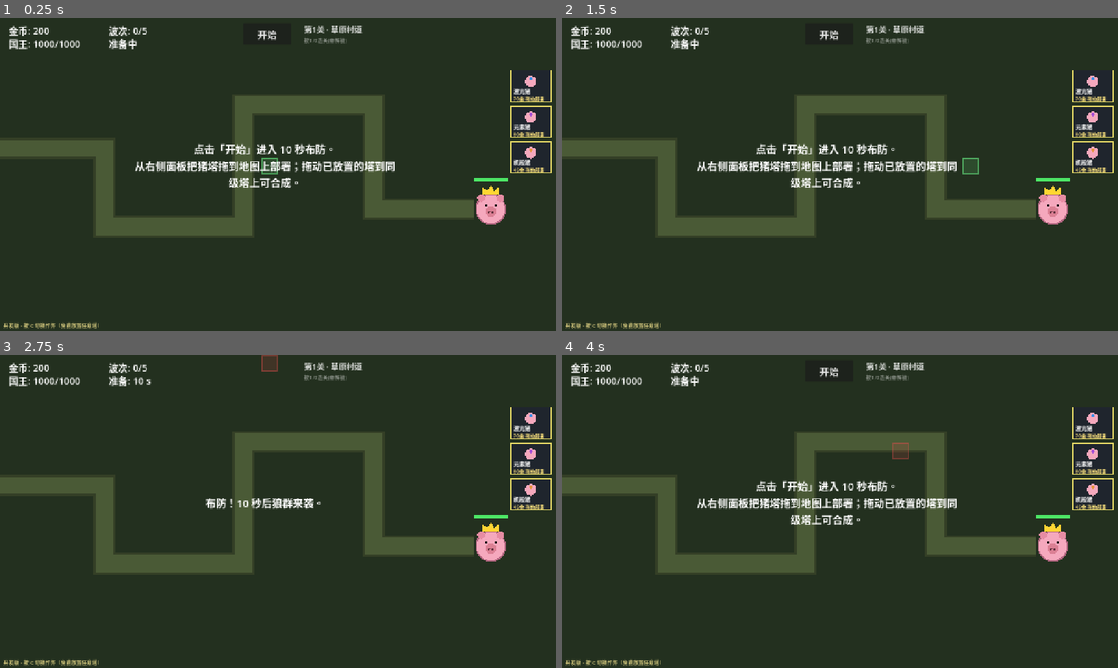
Above: before the commit, frames 1-4 (two rows, left to right).
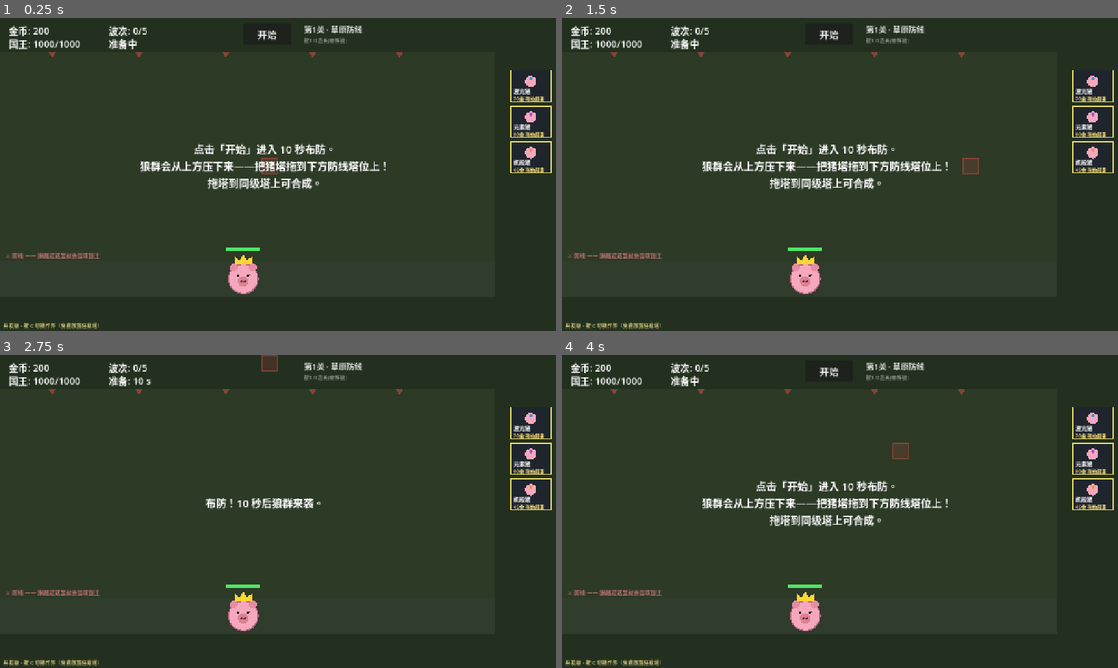
Above: after the commit, the same moments.

Repository: ABaiyc/maybe-td
Game: Godot game, scene res://scenes/main.tscn
Same seed, same stepped clock (60 frames per second), same inputs: the game is played once before the commit and once after it.
Inputs (mouse positions are in pixels of both pictures, inside the frame that each line leads up to):
- Up to frame 1 (0.25 s): no input
- Up to frame 2 (1.5 s): click "开始" at 0.5 s; tap Enter at 1.25 s; move the mouse to (962, 158) at 1.27 s; tap R at 1.35 s; click (962, 158) at 1.42 s
- Up to frame 3 (2.75 s): click "开始" at 2 s
- Up to frame 4 (4 s): tap Space at 2.75 s; drag from (728, 527) to (812, 574) at 2.77 s; tap Enter at 3.5 s; move the mouse to (895, 442) at 3.52 s; tap 1 at 3.6 s; click (895, 442) at 3.67 s

The runs differ from the first frame. In frame 1, 11% of the frame differs, in the area x 0-92%, y 2-89%; in frame 2, 11%; in frame 3, 9.2%; in frame 4, 11%.

Commit message:
feat!: 玩法结构改版为竖版车道模式(首版)
- 上方冲锋区：狼从顶端随机横坐标出现垂直下压；下方一条塔位带(一排2x2塔)
- 塔位带上缘为红色防线，狼越线转围攻国王；国王居塔位带中央
- 关卡数据去路径化：草原防线/雪原防线，波次沿用
- 布雷车改冲锋区随机撒雷；轨道炮最远目标按剩余路程判定；塔行为/合成/部署/作弊沿用
- 无头验证：13塔防线布置、围攻扣血、5波胜利、伪装/狂暴断言通过、零报错

Co-Authored-By: Claude Opus 4.8 <noreply@anthropic.com>

Diff:
--- a/data/levels.gd
+++ b/data/levels.gd
@@ -1,27 +1,19 @@
 extends RefCounted
 class_name Levels
-## 关卡数据：路径、备用分支(供 Boss 改路, M3 用)、塔位、波次、国王位置、主题色。
+## 关卡数据（竖版车道模式）：上方出怪往下走，下方一排塔位，塔位带后是大肥猪国王防线。
 ## 波次 waves：每波 {interval, entries:[[敌人id, 数量], ...], gap(波后间隔秒)}。
 
+# 战场公共布局（两关共用）
+const SPAWN_Y := -30.0        # 出怪 y（屏幕上方外）
+const LINE_Y := 560.0         # 防线：敌人走到这里开始围攻国王
+const SPAWN_X_MIN := 60.0
+const SPAWN_X_MAX := 1060.0
+
 const LEVEL1 := {
-	"name": "草原村道",
+	"name": "草原防线",
 	"bg": "23301f",
-	"road": "4a5a36",
-	"waypoints": [
-		Vector2(-40, 300), Vector2(240, 300), Vector2(240, 480),
-		Vector2(560, 480), Vector2(560, 200), Vector2(860, 200),
-		Vector2(860, 440), Vector2(1090, 440),
-	],
-	"alt_branches": [
-		[Vector2(560, 200), Vector2(700, 200), Vector2(700, 440), Vector2(1090, 440)],
-	],
-	"king_pos": Vector2(1130, 440),
-	"slots": [
-		Vector2(140, 400), Vector2(360, 380), Vector2(360, 560),
-		Vector2(460, 300), Vector2(660, 320), Vector2(720, 540),
-		Vector2(760, 120), Vector2(980, 300), Vector2(1000, 540),
-		Vector2(940, 440),
-	],
+	"field": "2c3a26",
+	"king_pos": Vector2(560, 600),
 	"waves": [
 		{"interval": 0.7, "gap": 4.0, "entries": [["wolf", 6]]},
 		{"interval": 0.65, "gap": 4.0, "entries": [["wolf", 8], ["fast", 3]]},
@@ -32,24 +24,10 @@
 }
 
 const LEVEL2 := {
-	"name": "黑森林雪原",
+	"name": "雪原防线",
 	"bg": "1c2230",
-	"road": "39425a",
-	"waypoints": [
-		Vector2(-40, 480), Vector2(300, 480), Vector2(300, 180),
-		Vector2(620, 180), Vector2(620, 520), Vector2(940, 520),
-		Vector2(940, 240), Vector2(1090, 240),
-	],
-	"alt_branches": [
-		[Vector2(300, 180), Vector2(460, 180), Vector2(460, 520), Vector2(940, 520)],
-	],
-	"king_pos": Vector2(1130, 240),
-	"slots": [
-		Vector2(180, 360), Vector2(420, 300), Vector2(460, 420),
-		Vector2(540, 360), Vector2(760, 360), Vector2(800, 420),
-		Vector2(820, 120), Vector2(1040, 360), Vector2(1020, 120),
-		Vector2(940, 400),
-	],
+	"field": "252c40",
+	"king_pos": Vector2(560, 600),
 	"waves": [
 		{"interval": 0.6, "gap": 4.0, "entries": [["wolf", 8], ["armored", 2]]},
 		{"interval": 0.55, "gap": 4.0, "entries": [["fast", 8], ["armored", 4]]},
--- a/scripts/main.gd
+++ b/scripts/main.gd
@@ -5,10 +5,12 @@
 const CELL := 40.0
 const COLS := 32
 const ROWS := 18
-const PATH_CLEAR := 42.0
 const KING_CLEAR := 72.0
-const TOP_CLEAR := 80.0
 const SELL_REFUND := 0.6
+
+# 竖版车道模式：上方出怪往下走，下方一条塔位带（两格高，正好放 2×2 塔）
+const ROW_TOP := 560.0      # 塔位带上缘 = 防线
+const ROW_BOTTOM := 640.0   # 塔位带下缘
 
 # 建造区边界：格子中心 x 超过此值为右侧 UI 栏，永久禁建
 const BUILD_RIGHT := 1120.0
@@ -23,9 +25,8 @@
 var _debug_autoplay := false
 
 var level: Dictionary
-var waypoints: PackedVector2Array
 var bg_color := Color(0.13, 0.16, 0.12)
-var road_color := Color(0.29, 0.35, 0.21)
+var field_color := Color(0.17, 0.23, 0.15)
 var _font: Font
 
 var enemies_container: Node2D
@@ -79,9 +80,8 @@
 func _ready() -> void:
 	_font = ThemeDB.fallback_font
 	level = Levels.get_level(GameState.current_level)
-	waypoints = PackedVector2Array(level["waypoints"])
 	bg_color = Color(level.get("bg", "21281b"))
-	road_color = Color(level.get("road", "4a5a36"))
+	field_color = Color(level.get("field", "2c3a26"))
 
 	_build_containers()
 	_build_king()
@@ -92,7 +92,7 @@
 	GameState.changed.connect(_refresh_hud)
 	GameState.game_over.connect(_on_game_over)
 	_refresh_hud()
-	_set_message("点击「开始」进入 10 秒布防。\n从右侧面板把猪塔拖到地图上部署；拖动已放置的塔到同级塔上可合成。")
+	_set_message("点击「开始」进入 10 秒布防。\n狼群会从上方压下来——把猪塔拖到下方防线塔位上！\n拖塔到同级塔上可合成。")
 	queue_redraw()
 	if _debug_autoplay:
 		_run_autoplay()
@@ -117,17 +117,12 @@
 			var c := Vector2i(cx, cy)
 			var center := _cell_center(c)
 			var bad := false
-			if center.y < TOP_CLEAR:
-				bad = true
+			if center.y < ROW_TOP or center.y > ROW_BOTTOM:
+				bad = true  # 只有下方塔位带可建造，上方是狼群冲锋区
 			elif center.x > BUILD_RIGHT:
 				bad = true  # 右侧 UI 栏（基础塔面板/作弊器）永久禁建
 			elif center.distance_to(kpos) < KING_CLEAR:
 				bad = true  # 国王周围禁建
-			else:
-				for i in range(waypoints.size() - 1):
-					if _dist_point_seg(center, waypoints[i], waypoints[i + 1]) < PATH_CLEAR:
-						bad = true
-						break
 			if bad:
 				blocked[c] = true
 
@@ -253,7 +248,10 @@
 
 func _spawn_enemy(enemy_id: String) -> void:
 	var e := Enemy.new()
-	e.setup(EnemyDefs.get_def(enemy_id), waypoints)
+	# 上方随机横坐标出怪，垂直往下走到防线，然后围攻国王
+	var x := randf_range(Levels.SPAWN_X_MIN, Levels.SPAWN_X_MAX)
+	var wp := PackedVector2Array([Vector2(x, Levels.SPAWN_Y), Vector2(x, Levels.LINE_Y - 12.0)])
+	e.setup(EnemyDefs.get_def(enemy_id), wp)
 	enemies_container.add_child(e)
 	if e.is_boss:
 		match e.mech:
@@ -450,7 +448,6 @@
 	t.setup(tid)
 	t.position = _cells_center(cells)
 	t.projectiles_parent = projectiles_container
-	t.waypoints = waypoints
 	towers_container.add_child(t)
 	for c in cells:
 		occupied_cells[c] = t
@@ -549,9 +546,18 @@
 # ── 绘制 ──
 func _draw() -> void:
 	draw_rect(Rect2(0, 0, 1280, 720), bg_color)
-	draw_polyline(waypoints, road_color.darkened(0.3), 50.0)
-	draw_polyline(waypoints, road_color, 40.0)
-	draw_circle(waypoints[0], 15.0, Color(0.7, 0.3, 0.3))
+	# 上方冲锋区（狼从顶端出现往下走）
+	draw_rect(Rect2(0, 80, BUILD_RIGHT + 20.0, ROW_TOP - 80.0), field_color)
+	# 顶部出怪提示
+	for gx in range(120, int(BUILD_RIGHT), 200):
+		draw_colored_polygon(PackedVector2Array([
+			Vector2(gx, 92), Vector2(gx - 8, 80), Vector2(gx + 8, 80)
+		]), Color(0.8, 0.3, 0.3, 0.55))
+	# 防线（塔位带上缘）
+	draw_line(Vector2(0, ROW_TOP), Vector2(BUILD_RIGHT + 20.0, ROW_TOP), Color(0.85, 0.25, 0.25, 0.9), 3.0)
+	draw_string(_font, Vector2(12, ROW_TOP - 8), "⚔ 防线 —— 狼越过这里就会围攻国王", HORIZONTAL_ALIGNMENT_LEFT, -1, 13, Color(0.9, 0.5, 0.5, 0.8))
+	# 塔位带
+	draw_rect(Rect2(0, ROW_TOP, BUILD_RIGHT + 20.0, ROW_BOTTOM - ROW_TOP), bg_color.lightened(0.06))
 	draw_string(_font, Vector2(700, 34), "第%d关 · %s" % [GameState.current_level + 1, level.get("name", "")], HORIZONTAL_ALIGNMENT_LEFT, -1, 18, Color(1, 1, 1, 0.85))
 	draw_string(_font, Vector2(700, 56), "按1/2选关(需解锁)", HORIZONTAL_ALIGNMENT_LEFT, -1, 12, Color(1, 1, 1, 0.45))
 
@@ -670,28 +676,39 @@
 # ── 仅供无头验证 ──
 func _run_autoplay() -> void:
 	GameState.add_gold(20000)
-	var adv := ["L", "E", "B", "mine_layer", "reactor", "railgun", "anti_mat",
-		"catalyst", "tactical_mark", "plasma_field", "plasma_field", "twin_laser", "prism", "emp", "LB",
-		"barrage", "burst_gl", "gl_array", "EE", "LL", "BB", "beam_burst", "ele_matrix"]
-	var col := 2
+	# 沿下方塔位带铺各原型塔（跳过国王禁建区）
+	var adv := ["L", "E", "B", "mine_layer", "reactor", "railgun",
+		"catalyst", "twin_laser", "prism", "barrage", "ele_matrix"]
+	var col := 0
+	var placed: Array = []
 	for tid in adv:
 		var size := TowerDefs.footprint(tid)
-		_spawn_tower(tid, Vector2i(col, 11), size, false)
-		col += maxi(2, size.x + 1)
-		if col > COLS - 4:
-			col = 2
-	var a := _spawn_tower("L", Vector2i(2, 15), TowerDefs.footprint("L"), false)
-	var b := _spawn_tower("L", Vector2i(4, 15), TowerDefs.footprint("L"), false)
-	_do_merge(a, b, TowerDefs.fuse("L", "L"))
+		while col <= COLS - 2 and not _can_place(Vector2i(col, 14), size):
+			col += 1
+		if col > COLS - 2:
+			break
+		placed.append(_spawn_tower(tid, Vector2i(col, 14), size, false))
+		col += 2
+	# 合成断言：最后两个空位放 L+L 合成
+	var pa: Vector2i = Vector2i(-1, -1)
+	for c2 in range(COLS - 2, 0, -1):
+		if _can_place(Vector2i(c2, 14), Vector2i(2, 2)):
+			pa = Vector2i(c2, 14)
+			break
+	if pa.x >= 0:
+		var a := _spawn_tower("L", pa, TowerDefs.footprint("L"), false)
+		var b: Tower = placed[0]
+		_do_merge(a, b, TowerDefs.fuse("L", "L"))
 	print("[AUTOPLAY] towers=", towers_container.get_child_count(), " merge L+L=", TowerDefs.fuse("L", "L"))
 	# 伪装机制断言：B 塔(无E)锁不住伪装狼，E 塔能锁
+	var test_wp := PackedVector2Array([Vector2(400, Levels.SPAWN_Y), Vector2(400, Levels.LINE_Y)])
 	var sheep := Enemy.new()
-	sheep.setup(EnemyDefs.get_def("wolf_sheep"), waypoints)
+	sheep.setup(EnemyDefs.get_def("wolf_sheep"), test_wp)
 	enemies_container.add_child(sheep)
 	print("[AUTOPLAY] stealth: hittable_by(B)=", sheep.hittable_by("B"), " hittable_by(E)=", sheep.hittable_by("E"), " hittable_by(LLLE)=", sheep.hittable_by("LLLE"))
 	# 狂暴机制断言：上减速后打掉 30% 血 → 应清除减速并进入狂暴加速
 	var alpha := Enemy.new()
-	alpha.setup(EnemyDefs.get_def("alpha"), waypoints)
+	alpha.setup(EnemyDefs.get_def("alpha"), test_wp)
 	enemies_container.add_child(alpha)
 	alpha.apply_debuff("slow", 0.5, 5.0)
 	var slowed_speed := alpha._speed()
--- a/scripts/tower.gd
+++ b/scripts/tower.gd
@@ -160,13 +160,19 @@
 	return best
 
 func _find_farthest() -> Enemy:
+	# "走得最远"= 距终点剩余路程最短（围攻中的算已到达=0）
 	var best: Enemy = null
-	var best_i := -1
+	var best_left := INF
 	for e in _enemies():
 		if e.is_queued_for_deletion() or not e.hittable_by(comp):
 			continue
-		if global_position.distance_to(e.global_position) <= range_r and e.index > best_i:
-			best_i = e.index
+		if global_position.distance_to(e.global_position) > range_r:
+			continue
+		var left: float = 0.0
+		if not e.besieging and e.waypoints.size() > 0:
+			left = e.global_position.distance_to(e.waypoints[e.waypoints.size() - 1])
+		if left < best_left:
+			best_left = left
 			best = e
 	return best
 
@@ -333,20 +339,28 @@
 	return n
 
 func _random_path_point() -> Vector2:
-	if waypoints.size() < 2:
-		return Vector2(-9999, -9999)
-	var cands: Array = []
-	var samples := 48
-	for i in samples:
-		var tt: float = float(i) / float(samples - 1) * float(waypoints.size() - 1)
-		var seg: int = mini(int(tt), waypoints.size() - 2)
-		var f: float = tt - seg
-		var pt: Vector2 = waypoints[seg].lerp(waypoints[seg + 1], f)
-		if global_position.distance_to(pt) <= range_r:
-			cands.append(pt)
-	if cands.is_empty():
-		return Vector2(-9999, -9999)
-	return cands[randi() % cands.size()]
+	if waypoints.size() >= 2:
+		# 路径模式：沿路点撒雷
+		var cands: Array = []
+		var samples := 48
+		for i in samples:
+			var tt: float = float(i) / float(samples - 1) * float(waypoints.size() - 1)
+			var seg: int = mini(int(tt), waypoints.size() - 2)
+			var f: float = tt - seg
+			var pt: Vector2 = waypoints[seg].lerp(waypoints[seg + 1], f)
+			if global_position.distance_to(pt) <= range_r:
+				cands.append(pt)
+		if cands.is_empty():
+			return Vector2(-9999, -9999)
+		return cands[randi() % cands.size()]
+	# 车道模式：在塔上方冲锋区内随机撒雷
+	for _i in 12:
+		var ang := randf_range(PI * 0.15, PI * 0.85)  # 上半圆
+		var r := randf_range(range_r * 0.3, range_r)
+		var pt := global_position + Vector2(cos(ang), -sin(ang)) * r
+		if pt.y > 80.0 and pt.y < global_position.y - 40.0 and pt.x > 20.0 and pt.x < 1100.0:
+			return pt
+	return Vector2(-9999, -9999)
 
 # ── 充能炮 ──
 func _do_charge(delta: float) -> void:
Not shown, changed: 修改日志.md
